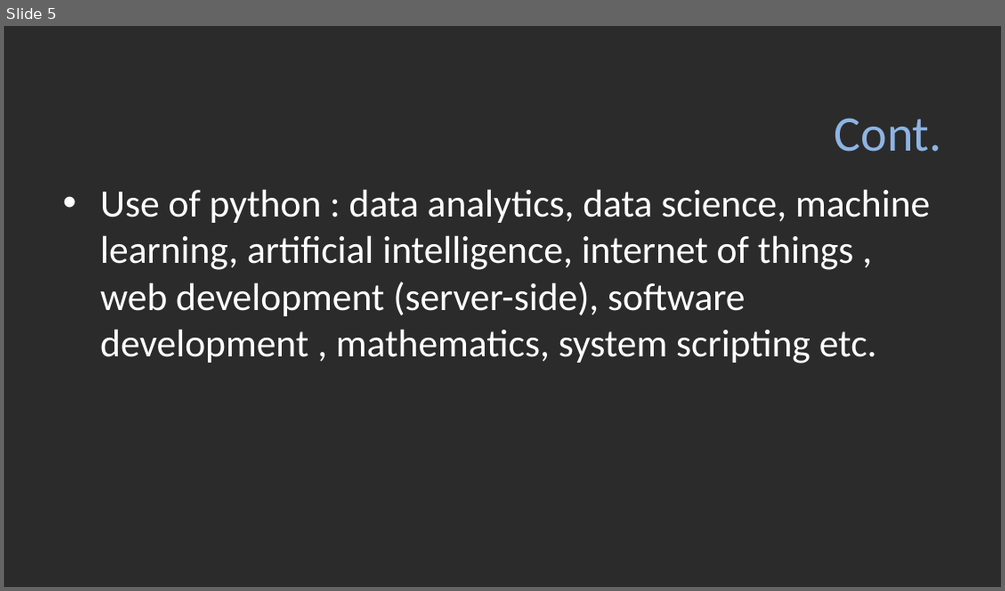
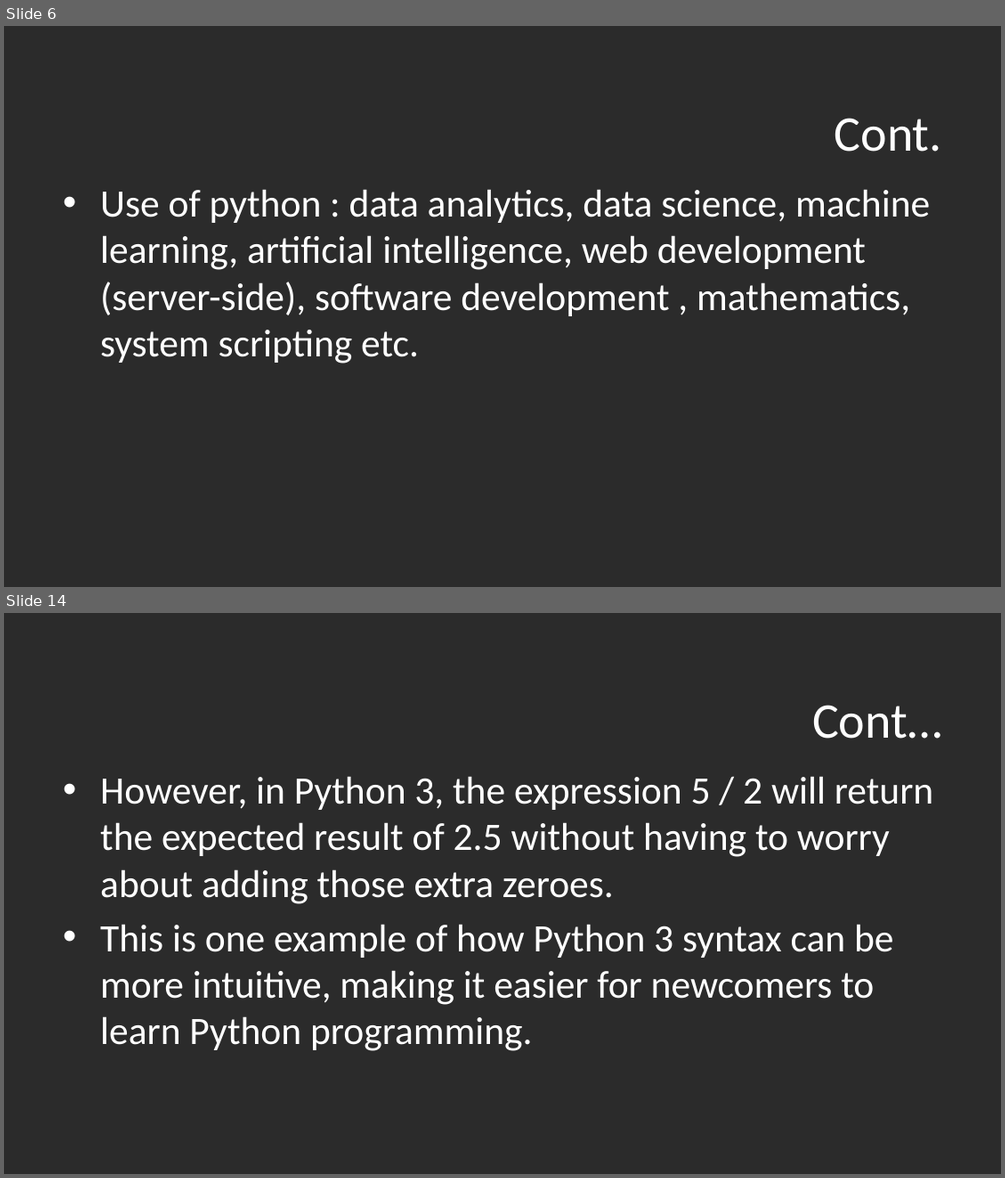
Before and after one commit to zakariahujale/python, a slide deck: unit1part1.pptx. Shown one above the other, each under a label of ours: slide 5 before the commit, slides 6 and 14 after it; the slides between them are not shown. The pictures are 1005x591 and 1005x1178 pixels, drawn with LibreOffice and Linux fonts; fonts in the diff are those of the drawing; background and template pictures are left out; a plain dark background stands for a picture behind light text. Boxes give left, top, right and bottom in pixels: in the first picture for what was removed or moved away, otherwise in the second. Text is boxed around its words. In the diff, an @@ line names an element or a change of style, - is before the commit and + after.

```diff
--- a/unit1part1.pptx
+++ b/unit1part1.pptx
@@ slide 14 added at bbox=[4, 613, 1001, 1174], background picture (left out) @@
@@ title added at bbox=[812, 705, 942, 738], 36 pt, text #FFFFFF @@
+Cont…
@@ text added at bbox=[100, 776, 933, 1051], 28 pt, text #FFFFFF @@
+• However, in Python 3, the expression 5 / 2 will return the expected result of 2.5 without having to worry about adding those extra zeroes.
+• This is one example of how Python 3 syntax can be more intuitive, making it easier for newcomers to learn Python programming.
@@ what was slide 5 is now slide 6 @@
@@ slide 6 changed as well @@
@@ title "Cont." at bbox=[834, 118, 942, 151]: text colour #8EB4E3 to #FFFFFF @@
@@ text at bbox=[100, 189, 930, 363]: text changed @@
-• Use of python : data analytics, data science, machine learning, artificial intelligence, internet of things , web development (server-side), software development , mathematics, system scripting etc.
+• Use of python : data analytics, data science, machine learning, artificial intelligence, web development (server-side), software development , mathematics, system scripting etc.
```
Also in this commit, not shown: 4 other slides changed, 26 other slides added, 4 slides removed, 24 other files.
